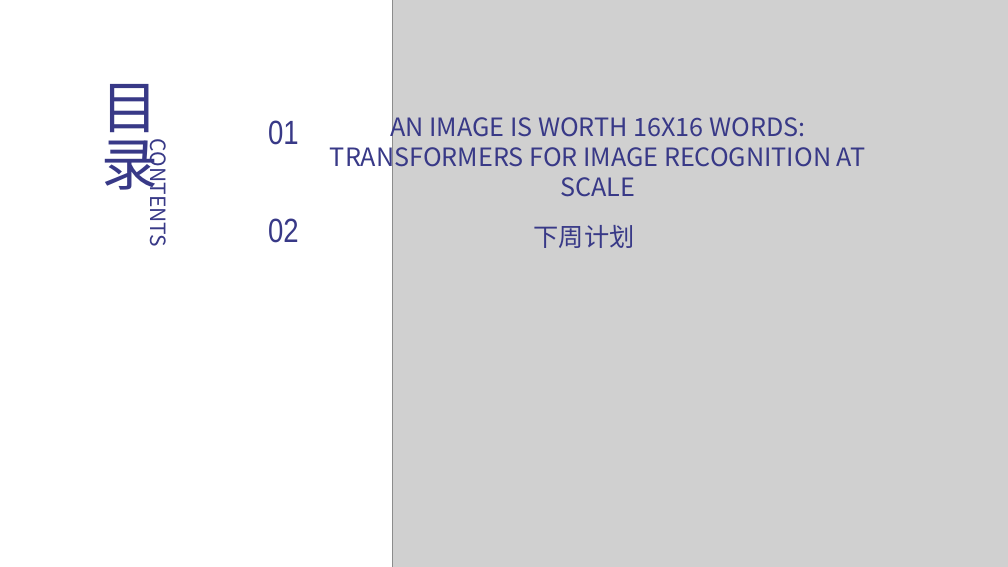
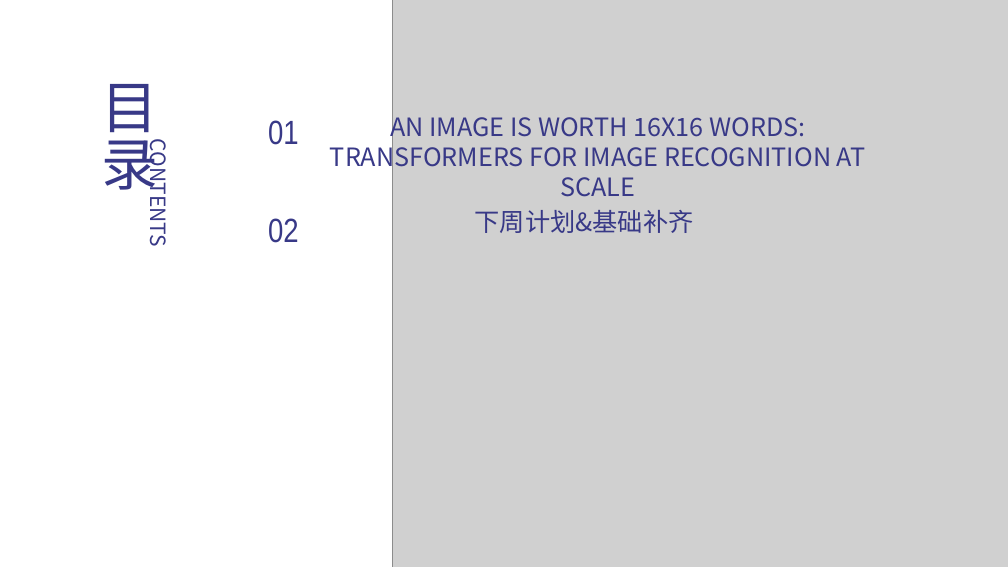
Before and after one commit to tj-messi/cv-computer-visual-tj, a slide deck: slide 2 of 0.组会记录/2024-10-9/report-2024-10-10.pptx. Drawn at 1008x567 pixels with LibreOffice and Linux fonts; fonts in the diff are those of the drawing; grey boxes stand for pictures. Boxes give left, top, right and bottom in pixels: in the first picture for what was removed or moved away, otherwise in the second. Text is boxed around its words. In the diff, an @@ line names an element or a change of style, - is before the commit and + after.

```diff
--- a/0.组会记录/2024-10-9/report-2024-10-10.pptx
+++ b/0.组会记录/2024-10-9/report-2024-10-10.pptx
@@ text at bbox=[475, 210, 694, 233]: text changed @@
-下周计划
+下周计划&基础补齐
```
Also in this commit, not shown: 1 other slide changed, 1 other file.
